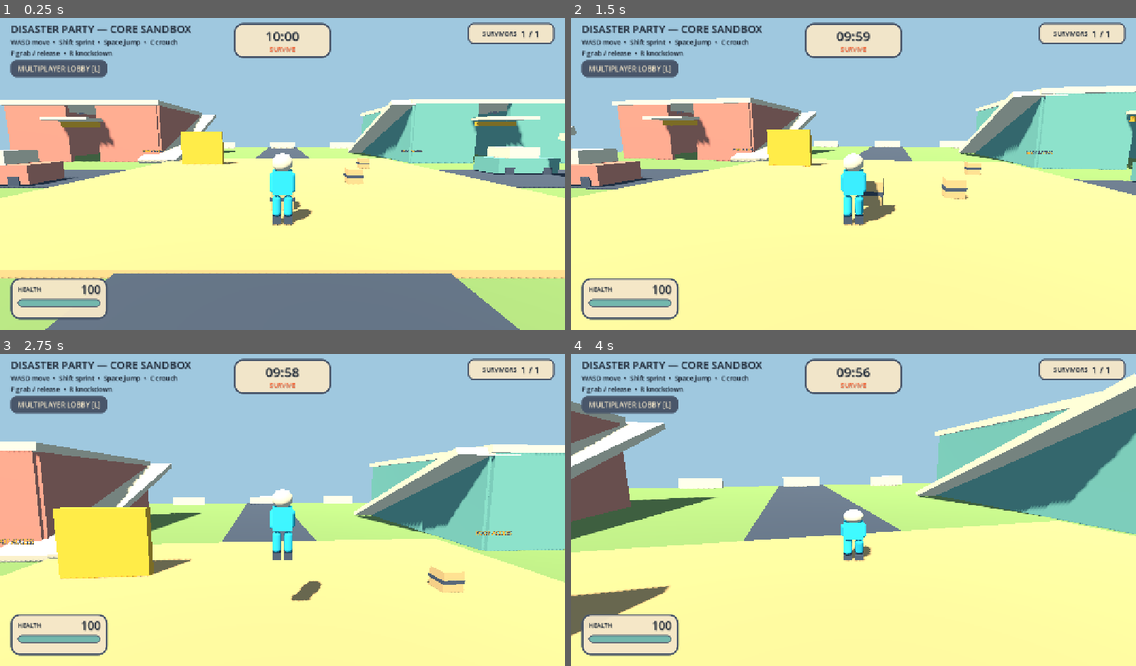
Above: before the commit, frames 1-4 (two rows, left to right).
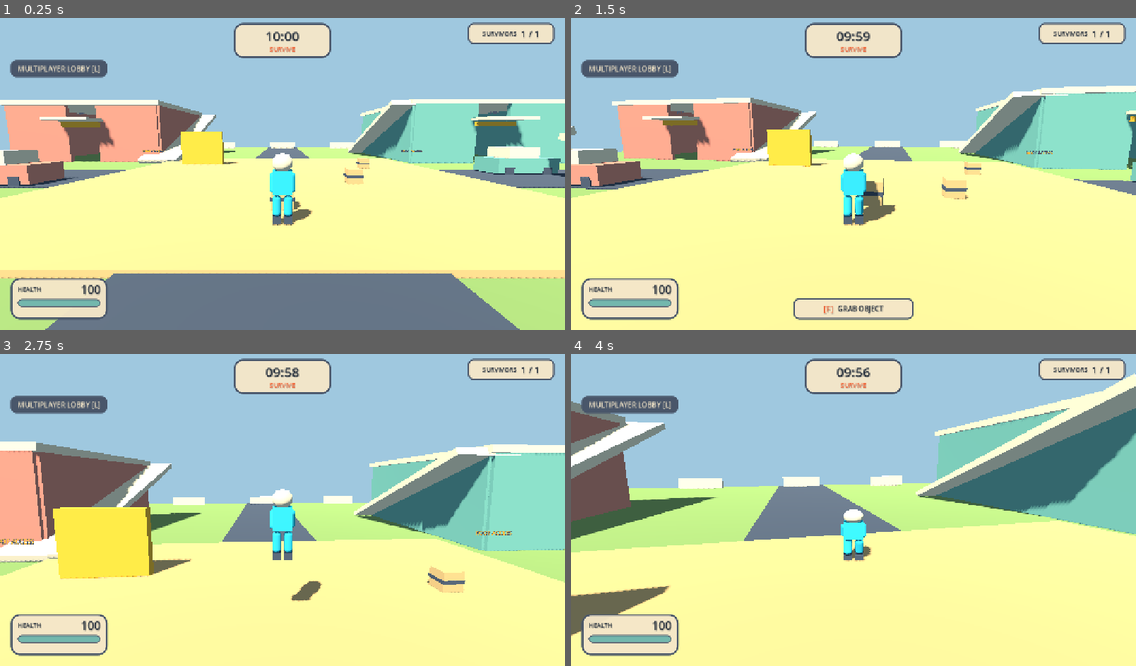
Above: after the commit, the same moments.

Repository: phucle297/idunno
Game: Godot game, scene res://scenes/main.tscn
Same seed, same stepped clock (60 frames per second), same inputs: the game is played once before the commit and once after it. Sound files missing from this copy of the repository are replaced by a short silence.
Inputs (mouse positions are in pixels of both pictures, inside the frame that each line leads up to):
- Up to frame 1 (0.25 s): no input
- Up to frame 2 (1.5 s): tap Enter (ui_accept) at 0.5 s; move the mouse to (881, 170) at 0.52 s; hold C (crouch) 0.53-1.28 s; hold W (move_forward) from 0.53 s (still down); click (881, 170) at 0.67 s; tap Space (jump) at 0.77, 1.07 s; tap F (grab) at 0.8, 1.35 s; move the mouse to (825, 174) at 1.27 s
- Up to frame 3 (2.75 s): keep holding W (move_forward); tap Space (jump) at 1.52, 1.82, 2.3 s; tap Shift (sprint) at 1.55 s; move the mouse to (293, 500) at 2.02 s; hold Shift (sprint) from 2.03 s (still down)
- Up to frame 4 (4 s): keep holding W (move_forward); move the mouse to (847, 513) at 2.77 s; release Shift (sprint) at 2.78 s; tap Space (jump) at 2.85, 3.02, 3.32, 3.77 s; click (847, 513) at 2.92 s; tap C (crouch) at 3.05 s; move the mouse to (893, 510) at 3.52 s; hold C (crouch) from 3.53 s (still down); tap F (grab) at 3.8 s

The runs differ from the first frame. In frame 1, 1.0% of the frame differs, in the area x 1-34%, y 2-13%; in frame 2, 2.5%, in the area x 1-61%, y 2-97%; in frame 3, 1.0%; in frame 4, 1.0%.

Commit message:
feat(ui): add contextual interaction prompt
Amp-Thread-ID: https://ampcode.com/threads/T-01a110e3-1f32-7397-9bcc-9b8487aeb5be
Co-authored-by: Amp <amp@ampcode.com>

Diff:
--- a/game/grab_manager.gd
+++ b/game/grab_manager.gd
@@ -77,24 +77,29 @@
 	if not _can_mutate() or not _players.has(peer_id):
 		return false
 	var player := _players[peer_id] as PartyPlayer
-	if not player.can_grab_objects():
+	var nearest := get_interaction_candidate(player)
+	if nearest == null:
 		return false
+	return request_grab(peer_id, nearest)
+
+
+func get_interaction_candidate(player: PartyPlayer) -> RigidBody3D:
+	if not is_instance_valid(player) or not player.can_grab_objects():
+		return null
 	var origin := player.get_grab_origin()
 	var forward := player.get_grab_direction()
 	var nearest: RigidBody3D
 	var nearest_distance := Tuning.GRAB_RANGE
 	for candidate in get_tree().get_nodes_in_group("grabbable"):
 		var body := candidate as RigidBody3D
-		if not is_instance_valid(body) or _owners.has(body):
+		if not is_instance_valid(body) or int(body.get_meta("grab_owner_peer_id", 0)) != 0:
 			continue
 		var offset := body.global_position - origin
 		var distance := offset.length()
 		if distance <= nearest_distance and distance > 0.001 and forward.dot(offset / distance) >= Tuning.GRAB_MIN_FORWARD_DOT:
 			nearest = body
 			nearest_distance = distance
-	if nearest == null:
-		return false
-	return request_grab(peer_id, nearest)
+	return nearest
 
 
 func request_grab(peer_id: int, body: RigidBody3D) -> bool:
@@ -141,7 +146,14 @@
 
 
 func get_held_body(peer_id: int) -> RigidBody3D:
-	return _held_by_peer.get(peer_id) as RigidBody3D
+	var held_body := _held_by_peer.get(peer_id) as RigidBody3D
+	if is_instance_valid(held_body):
+		return held_body
+	for candidate in get_tree().get_nodes_in_group("grabbable"):
+		var body := candidate as RigidBody3D
+		if is_instance_valid(body) and int(body.get_meta("grab_owner_peer_id", 0)) == peer_id:
+			return body
+	return null
 
 
 func _on_peer_disconnected(peer_id: int) -> void:
--- a/game/main.gd
+++ b/game/main.gd
@@ -591,10 +591,10 @@
 	gameplay_hud.present_match_status(
 		remaining,
 		_match_state_text(),
-		match_manager.state == MatchManager.MatchState.RESULTS,
-		match_manager.state == MatchManager.MatchState.ACTIVE and not spectator_controller.active
+		match_manager.state == MatchManager.MatchState.RESULTS
 	)
 	gameplay_hud.present_hazards(_active_disaster_lines())
+	_update_context_prompt(local_peer_id)
 	_update_lobby_ui()
 
 
@@ -661,6 +661,23 @@
 		gameplay_hud.present_flood_exposure(GameplayHud.FloodExposure.SUBMERGED, grace_remaining)
 	else:
 		gameplay_hud.present_flood_exposure(GameplayHud.FloodExposure.WADING)
+
+
+func _update_context_prompt(local_peer_id: int) -> void:
+	if match_manager.state != MatchManager.MatchState.ACTIVE or spectator_controller.active or $Interface/LobbyPanel.visible:
+		gameplay_hud.present_context_action("")
+		return
+	var player := _player_nodes.get(local_peer_id) as PartyPlayer
+	if not is_instance_valid(player) or not match_manager.is_player_alive(local_peer_id):
+		gameplay_hud.present_context_action("")
+		return
+	var grab_manager := $GrabManager as GrabManager
+	if is_instance_valid(grab_manager.get_held_body(local_peer_id)):
+		gameplay_hud.present_context_action("RELEASE OBJECT")
+	elif is_instance_valid(grab_manager.get_interaction_candidate(player)):
+		gameplay_hud.present_context_action("GRAB OBJECT")
+	else:
+		gameplay_hud.present_context_action("")
 
 
 func _active_disaster_lines() -> Array[String]:
--- a/game/ui/gameplay_hud.gd
+++ b/game/ui/gameplay_hud.gd
@@ -17,12 +17,13 @@
 @onready var timer_card: PanelContainer = $TimerCard
 @onready var timer_label: Label = $TimerCard/Content/Timer
 @onready var state_label: Label = $TimerCard/Content/State
-@onready var help_label: Label = $Help
 @onready var hazard_tray: VBoxContainer = $HazardTray
 @onready var hazard_chips: Array[PanelContainer] = [
 	$HazardTray/HazardChip1,
 	$HazardTray/HazardChip2,
 ]
+@onready var context_prompt: PanelContainer = $ContextPrompt
+@onready var context_action_label: Label = $ContextPrompt/Content/Action
 @onready var flood_overlay: ColorRect = $FloodOverlay
 @onready var flood_danger_label: Label = $FloodDanger
 @onready var spectating_label: Label = $Spectating
@@ -30,6 +31,7 @@
 var _presented_health := 0
 var _presented_alive_counts := Vector2i.ZERO
 var _presented_hazards: Array[String] = []
+var _presented_context_action := ""
 
 
 func present_vitals(health: float, alive_count: int, player_count: int) -> void:
@@ -40,11 +42,10 @@
 	alive_label.text = "%d / %d" % [alive_count, player_count]
 
 
-func present_match_status(remaining_seconds: int, state_text: String, results_visible: bool, controls_visible: bool) -> void:
+func present_match_status(remaining_seconds: int, state_text: String, results_visible: bool) -> void:
 	timer_label.text = "%02d:%02d" % [remaining_seconds / 60, remaining_seconds % 60]
 	state_label.text = state_text
 	timer_card.visible = not results_visible
-	help_label.visible = controls_visible
 
 
 func present_hazards(lines: Array[String]) -> void:
@@ -58,6 +59,12 @@
 		if chip_visible:
 			(chip.get_node("Text") as Label).text = _presented_hazards[index]
 	hazard_tray.visible = not _presented_hazards.is_empty()
+
+
+func present_context_action(action: String) -> void:
+	_presented_context_action = action
+	context_prompt.visible = not action.is_empty()
+	context_action_label.text = action
 
 
 func present_flood_exposure(exposure: FloodExposure, grace_remaining: float = 0.0, damage_per_second: float = 0.0) -> void:
@@ -100,3 +107,7 @@
 
 func get_presented_hazards() -> Array[String]:
 	return _presented_hazards.duplicate()
+
+
+func get_presented_context_action() -> String:
+	return _presented_context_action
--- a/progress.json
+++ b/progress.json
@@ -1,6 +1,6 @@
 {
   "schema_version": 2,
-  "updated_at": "2026-10-06T18:20:53+07:00",
+  "updated_at": "2026-10-06T18:31:03+07:00",
   "project": "Disaster Party",
   "source_of_truth": true,
   "archive_policy": {
@@ -33,8 +33,8 @@
   },
   "current": {
     "phase": "phase_1_ui_identity_and_feedback",
-    "milestone": "milestone_1_1_theme_hud_and_components",
-    "task": "task_1_1_4_remove_permanent_debug_copy"
+    "milestone": "milestone_1_2_warning_and_personal_danger",
+    "task": "task_1_2_1_major_warning_banner"
   },
   "engine": {
     "name": "Godot",
@@ -54,12 +54,12 @@
     "milestones": {
       "milestone_1_1_theme_hud_and_components": {
         "title": "Theme, Responsive HUD, and Component Boundary",
-        "status": "in_progress",
+        "status": "completed",
         "tasks": {
           "task_1_1_1_define_ui_tokens": "completed",
           "task_1_1_2_extract_semantic_hud_components": "completed",
           "task_1_1_3_build_health_timer_alive_and_hazard_components": "completed",
-          "task_1_1_4_remove_permanent_debug_copy": "planned"
+          "task_1_1_4_remove_permanent_debug_copy": "completed"
         },
         "gates": {
           "shared_theme": "passed",
@@ -70,7 +70,7 @@
       },
       "milestone_1_2_warning_and_personal_danger": {
         "title": "Warning and Personal-Danger Hierarchy",
-        "status": "planned",
+        "status": "in_progress",
         "tasks": {
           "task_1_2_1_major_warning_banner": "planned",
           "task_1_2_2_hazard_and_combination_chips": "planned",
@@ -156,6 +156,11 @@
       "result": "passed",
       "check": "Task 1.1.3 responsive health, timer, survivor, and hazard components",
       "evidence": "GAMEPLAY_HUD_OK checks=19 validated fractional health visualization, bottom safe-edge anchoring, tim …(736 unchanged characters)…
+    },
+    {
+      "result": "passed",
+      "check": "Task 1.1.4 contextual interaction prompt and Milestone 1.1 completion",
+      "evidence": "GAMEPLAY_HUD_OK checks=21 verified permanent prototype copy is absent and the contextual prompt is bottom-anchored and hidden without an action. GRAB_MANAGER_OK checks=22 validated candidate range, shared nearest selection, and owned-prop rejection. PLAYER_INTEGRATION_OK checks=43 validated GRAB OBJECT to RELEASE OBJECT transitions; PHASE1_TESTS_OK checks=31, UI_THEME_OK checks=18, and PHASE7_POLISH_OK checks=31 passed. PLAYABLE_SCENE_NETWORK_PEERS_OK passed authority, presentation, five rematches, and disconnect cleanup. Inspected context-prompt-visible-1280x720.png and context-prompt-hidden-1280x720.png confirmed the title/control legend is absent, the release prompt is readable and non-overlapping, and no prompt remains without an interaction. Display capture retained the known WSL dummy-audio fallback."
     }
   ],
   "blockers": [],
@@ -163,6 +168,7 @@
     "README.md",
     "docs/decisions.md",
     "docs/implementation-checklist.md",
+    "game/grab_manager.gd",
     "game/main.gd",
     "game/ui/gameplay_hud.gd",
     "game/ui/ui_tokens.gd",
@@ -171,8 +177,10 @@
     "tests/playable_scale_peer.gd",
     "tests/playable_scene_network_peer.gd",
     "tests/test_gameplay_hud.gd",
+    "tests/test_grab_manager.gd",
     "tests/test_phase1.gd",
+    "tests/test_player_integration.gd",
     "tests/test_ui_theme.gd"
   ],
-  "next_action": "Implement Phase 1 Task 1.1.4 by removing the permanent sandbox title and full control legend, then show only contextual control prompts when relevant."
+  "next_action": "Implement Phase 1 Task 1.2.1 by adding one reusable major-warning banner with a disaster icon, name, countdown, and concise action."
 }
--- a/scenes/main.tscn
+++ b/scenes/main.tscn
@@ -73,24 +73,6 @@
 mouse_filter = 2
 color = Color(0.258824, 0.721569, 0.909804, 0.14)
 
-[node name="Title" type="Label" parent="Interface"]
-offset_left = 24.0
-offset_top = 20.0
-offset_right = 470.0
-offset_bottom = 54.0
-theme_override_colors/font_color = Color(0.12549, 0.164706, 0.219608, 1)
-theme_override_font_sizes/font_size = 24
-text = "DISASTER PARTY — CORE SANDBOX"
-
-[node name="Help" type="Label" parent="Interface"]
-offset_left = 24.0
-offset_top = 56.0
-offset_right = 570.0
-offset_bottom = 98.0
-theme_override_colors/font_color = Color(0.12549, 0.164706, 0.219608, 1)
-theme_override_font_sizes/font_size = 15
-text = "WASD move  •  Shift sprint  •  Space jump  •  C crouch\nF grab / release  •  R knockdown"
-
 [node name="TimerCard" type="PanelContainer" parent="Interface"]
 anchors_preset = 10
 anchor_left = 0.5
@@ -215,6 +197,36 @@
 text = "FLOOD — REACH HIGH GROUND"
 horizontal_alignment = 1
 
+[node name="ContextPrompt" type="PanelContainer" parent="Interface"]
+visible = false
+anchors_preset = 12
+anchor_left = 0.5
+anchor_top = 1.0
+anchor_right = 0.5
+anchor_bottom = 1.0
+offset_left = -136.0
+offset_top = -72.0
+offset_right = 136.0
+offset_bottom = -24.0
+grow_horizontal = 2
+grow_vertical = 0
+theme_type_variation = &"HudPill"
+
+[node name="Content" type="HBoxContainer" parent="Interface/ContextPrompt"]
+theme_override_constants/separation = 10
+alignment = 1
+
+[node name="Key" type="Label" parent="Interface/ContextPrompt/Content"]
+layout_mode = 2
+theme_override_colors/font_color = Color(0.941176, 0.392157, 0.219608, 1)
+theme_override_font_sizes/font_size = 18
+text = "[F]"
+
+[node name="Action" type="Label" parent="Interface/ContextPrompt/Content"]
+layout_mode = 2
+theme_override_font_sizes/font_size = 16
+text = "GRAB OBJECT"
+
 [node name="FloodDanger" type="Label" parent="Interface"]
 visible = false
 offset_left = 280.0
--- a/tests/test_gameplay_hud.gd
+++ b/tests/test_gameplay_hud.gd
@@ -13,6 +13,7 @@
 	root.add_child(main)
 	await process_frame
 	var hud := main.get_node("Interface") as GameplayHud
+	_expect(not hud.has_node("Title") and not hud.has_node("Help"), "The gameplay HUD must not retain permanent prototype title or control copy")
 
 	hud.present_vitals(73.9, 3, 8)
 	_expect(hud.get_presented_health() == 73, "Vitals must retain authoritative health through the HUD boundary")
@@ -20,13 +21,11 @@
 	_expect(hud.health_bar.value == 73.9, "The health display must visualize fractional authoritative health")
 	_expect(hud.health_card.anchor_top == 1.0 and hud.health_card.offset_bottom == -24.0, "The health card must remain anchored to the safe bottom edge")
 
-	hud.present_match_status(125, "SURVIVE", false, true)
+	hud.present_match_status(125, "SURVIVE", false)
 	_expect(hud.timer_label.text == "02:05", "Match status must format the remaining clock")
 	_expect(hud.state_label.text == "SURVIVE", "Match status must present semantic state copy")
-	_expect((hud.get_node("Help") as Label).visible, "Active-player controls must remain visible when requested")
-	hud.present_match_status(0, "ENTER TO REMATCH", true, false)
+	hud.present_match_status(0, "ENTER TO REMATCH", true)
 	_expect(not hud.timer_card.visible, "Results must suppress the complete timer card")
-	_expect(not (hud.get_node("Help") as Label).visible, "Non-gameplay states must suppress controls")
 
 	hud.present_hazards(["FLOOD — REACH HIGH GROUND", "TORNADO — FIND COVER", "FIRE — AVOID BURNING ZONES"])
 	_expect(hud.hazard_tray.visible, "Active hazards must show the hazard tray")
@@ -34,6 +33,12 @@
 	_expect(hud.hazard_chips[0].visible and hud.hazard_chips[1].visible, "Two active hazards must use two separate chips")
 	hud.present_hazards([])
 	_expect(not hud.hazard_tray.visible, "An empty hazard list must hide the hazard tray")
+
+	hud.present_context_action("GRAB OBJECT")
+	_expect(hud.context_prompt.visible and hud.get_presented_context_action() == "GRAB OBJECT", "A relevant interaction must show one contextual action")
+	_expect(hud.context_prompt.anchor_bottom == 1.0 and hud.context_prompt.offset_bottom == -24.0, "The contextual action must remain anchored to the bottom safe edge")
+	hud.present_context_action("")
+	_expect(not hud.context_prompt.visible, "No available interaction must hide the contextual action")
 
 	hud.present_flood_exposure(GameplayHud.FloodExposure.WADING)
 	_expect((hud.get_node("FloodDanger") as Label).visible and not (hud.get_node("FloodOverlay") as ColorRect).visible, "Wading must warn without implying head submersion")
--- a/tests/test_grab_manager.gd
+++ b/tests/test_grab_manager.gd
@@ -72,10 +72,13 @@
 
 func _test_range_and_contention() -> void:
 	crate.global_position = Vector3(0.0, 0.4, -Tuning.GRAB_RANGE - 0.2)
+	_expect(manager.get_interaction_candidate(player_one) == null, "The contextual query must reject props beyond grab range")
 	_expect(not manager.request_grab(1, crate), "A player must not grab beyond the 1.5 m range")
 	crate.global_position = Vector3(0.0, 0.4, -1.0)
+	_expect(manager.get_interaction_candidate(player_one) == crate, "The contextual query must return the same nearest prop used by grabbing")
 	_expect(manager.request_grab(1, crate), "A player must grab an in-range tagged body")
 	_expect(manager.get_grab_owner(crate) == 1, "The authoritative owner must be recorded")
+	_expect(manager.get_interaction_candidate(player_two) == null, "The contextual query must reject an owned prop")
 	_expect(not manager.request_grab(2, crate), "A second player must lose contention for an owned body")
 	_expect(crate.get_meta("grab_owner_peer_id", 0) == 1, "The body must expose its authoritative owner")
 
--- a/tests/test_phase1.gd
+++ b/tests/test_phase1.gd
@@ -70,6 +70,8 @@
 	_expect(main.get_node("Player").get_script() != null, "Instantiated player must retain its script")
 	_expect(main.has_node("MatchManager"), "Main scene must own the authoritative match state")
 	_expect(main.has_node("Interface/HealthCard/Content/HealthBar"), "Main scene must expose a semantic health display in its HUD")
+	_expect(not main.has_node("Interface/Title") and not main.has_node("Interface/Help"), "Main scene must not retain permanent prototype title or control copy")
+	_expect(main.has_node("Interface/ContextPrompt/Content/Action"), "Main scene must expose a contextual interaction prompt")
 	main.free()
 
 
--- a/tests/test_player_integration.gd
+++ b/tests/test_player_integration.gd
@@ -204,10 +204,14 @@
 	if DisplayServer.get_name() != "headless":
 		_expect(Input.mouse_mode == Input.MOUSE_MODE_CAPTURED, "Closing the lobby must restore camera input")
 	var start := playable_player.global_position
+	main._process(0.0)
+	_expect(main.gameplay_hud.get_presented_context_action() == "GRAB OBJECT", "An in-range prop must show a contextual grab prompt")
 	Input.action_press("grab")
 	playable_player._physics_process(DELTA)
 	Input.action_release("grab")
 	_expect(is_instance_valid((main.get_node("GrabManager") as GrabManager).get_held_body(1)), "Default-scene offline grab input must reach GrabManager")
+	main._process(0.0)
+	_expect(main.gameplay_hud.get_presented_context_action() == "RELEASE OBJECT", "A held prop must replace the grab prompt with release")
 	Input.action_press("move_forward")
 	for _frame in 30:
 		await physics_frame
Not shown, changed: docs/decisions.md
Not shown, changed: docs/implementation-checklist.md
